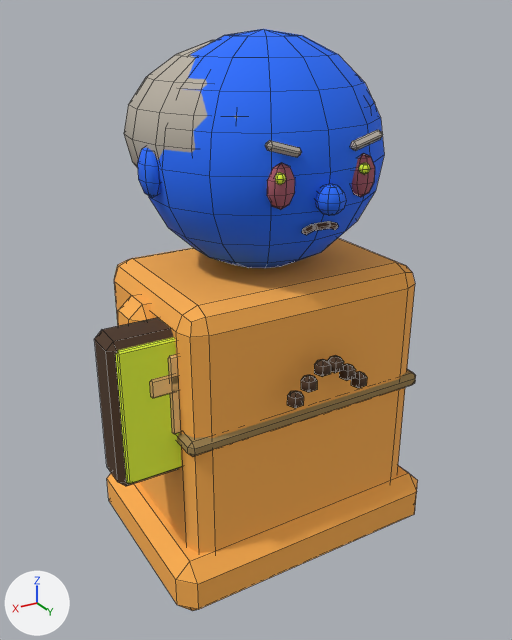
An edit to the FBX model client/CultOfComfort.Unity/Assets/Resources/Art/Models/friar_odo.fbx, drawn before and after from the same camera.
Camera for both pictures: a 50 mm lens placed at (0.589, 0.96, 0.891), pointed at (0.017, 0.006, 0.414). The lights are fixed; the arrows at lower left show +X, +Y and +Z. The picture after the commit comes second. Mesh edges are drawn as thin lines. Where no turn or scale is listed for an object, it has been applied to the vertices.

Before the edit, the objects in view are built like this:
```python
me_armr = bpy.data.meshes.new('ArmR')
me_armr.from_pydata(...)  # 66 vertices, 74 faces; spans x -0.046..0.046, y -0.046..0.046, z -0.227..0.01
me_armr.materials.append(mat_palette)  # picture img_palette_png
me_body = bpy.data.meshes.new('Body')
me_body.from_pydata(...)  # 176 vertices, 196 faces; spans x -0.253..0.253, y -0.181..0.203, z 0.0..0.516
me_body.materials.append(mat_palette)  # picture img_palette_png
me_head = bpy.data.meshes.new('Head')
me_head.from_pydata(...)  # 632 vertices, 706 faces; spans x -0.205..0.205, y -0.225..0.201, z -0.004..0.356
me_head.materials.append(mat_palette)  # picture img_palette_png
me_weapon = bpy.data.meshes.new('Weapon')
me_weapon.from_pydata(...)  # 96 vertices, 104 faces; spans x -0.1..0.1, y 0.042..0.121, z -0.06..0.18
me_weapon.materials.append(mat_palette)  # picture img_palette_png
ob_armr = bpy.data.objects.new('ArmR', me_armr)
ob_armr.location = (0.214, 0.0, 0.482)
ob_body = bpy.data.objects.new('Body', me_body)
ob_body.location = (0.0, 0.0, 0.0)
ob_head = bpy.data.objects.new('Head', me_head)
ob_head.location = (0.0, 0.0, 0.516)
ob_weapon = bpy.data.objects.new('Weapon', me_weapon)
ob_weapon.location = (0.214, 0.0, 0.301)
```
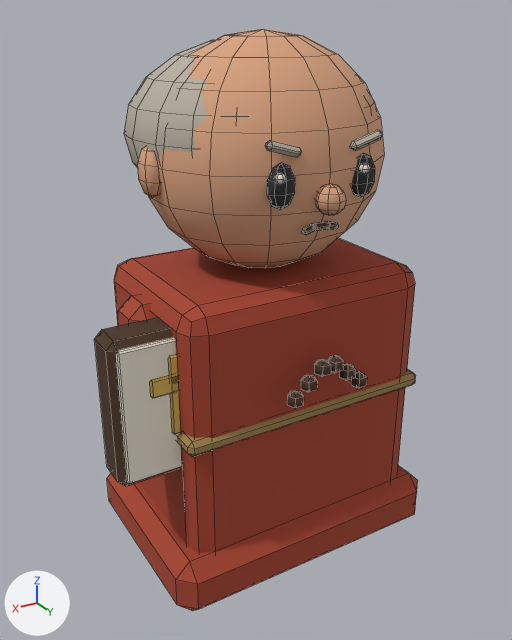
The change, as JSON lines over the scene's bpy script:
```json
{"block": "me_head", "where": "me_head.from_pydata(...)  # 632 vertices, 706 faces; spans x -0.205..0.205, y -0.225..0.201, z -0.004..0.356"}
{"block": "me_head", "where": "# used by ob_head; location = (0.0, 0.0, 0.516)"}
{"block": "me_head", "change": "me_head part 4: 706 kept faces spanning x -0.205..0.205, y -0.225..0.201, z -0.004..0.356 get new texture (UV) coordinates"}
{"block": "me_armr", "where": "me_armr.from_pydata(...)  # 66 vertices, 74 faces; spans x -0.046..0.046, y -0.046..0.046, z -0.227..0.01"}
{"block": "me_armr", "where": "# used by ob_armr; location = (0.214, 0.0, 0.482)"}
{"block": "me_armr", "change": "me_armr part 2: 74 kept faces spanning x -0.046..0.046, y -0.046..0.046, z -0.227..0.01 get new texture (UV) coordinates"}
{"block": "me_body", "where": "me_body.from_pydata(...)  # 176 vertices, 196 faces; spans x -0.253..0.253, y -0.181..0.203, z 0.0..0.516"}
{"block": "me_body", "where": "# used by ob_body; location = (0.0, 0.0, 0.0)"}
{"block": "me_body", "change": "me_body part 3: texture (UV) coordinates of 196 of 196 faces, centred in x -0.253..0.253, y -0.181..0.203, z 0.0..0.516, changed; they spanned u 0.56..0.69, v 0.38..0.62 and now span u 0.56..0.69, v 0.5..0.7"}
{"block": "me_weapon", "where": "me_weapon.from_pydata(...)  # 96 vertices, 104 faces; spans x -0.1..0.1, y 0.042..0.121, z -0.06..0.18"}
{"block": "me_weapon", "where": "# used by ob_weapon; location = (0.214, 0.0, 0.301)"}
{"block": "me_weapon", "change": "me_weapon part 1: texture (UV) coordinates of 104 of 104 faces, centred in x -0.1..0.1, y 0.042..0.121, z -0.06..0.18, changed; they spanned u 0.19..0.81, v 0.38..0.62 and now span u 0.19..0.81, v 0.5..0.7"}
```

Pixel boxes (x1, y1, x2, y2) of what changed, in the pictures (512 x 640 px):
```json
{"part": 1, "of": "me_weapon", "change": "surface changed", "before": [110, 317, 182, 486], "after": [110, 317, 182, 486], "on screen": "yellow to grey"}
{"part": 2, "of": "me_armr", "change": "surface changed", "before": [118, 295, 153, 326], "after": [118, 295, 153, 326], "on screen": "orange to red"}
{"part": 3, "of": "me_body", "change": "surface changed", "before": [107, 238, 418, 611], "after": [107, 238, 418, 611], "on screen": "orange to red"}
{"part": 4, "of": "me_head", "change": "surface changed", "before": [134, 29, 384, 268], "after": [134, 29, 384, 268], "on screen": "blue to brown"}
```
